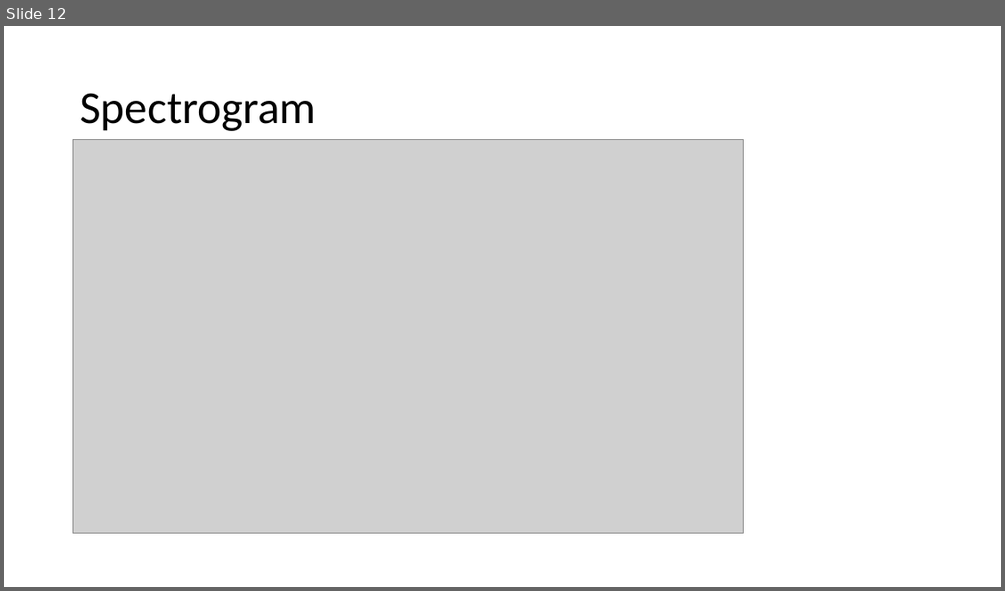
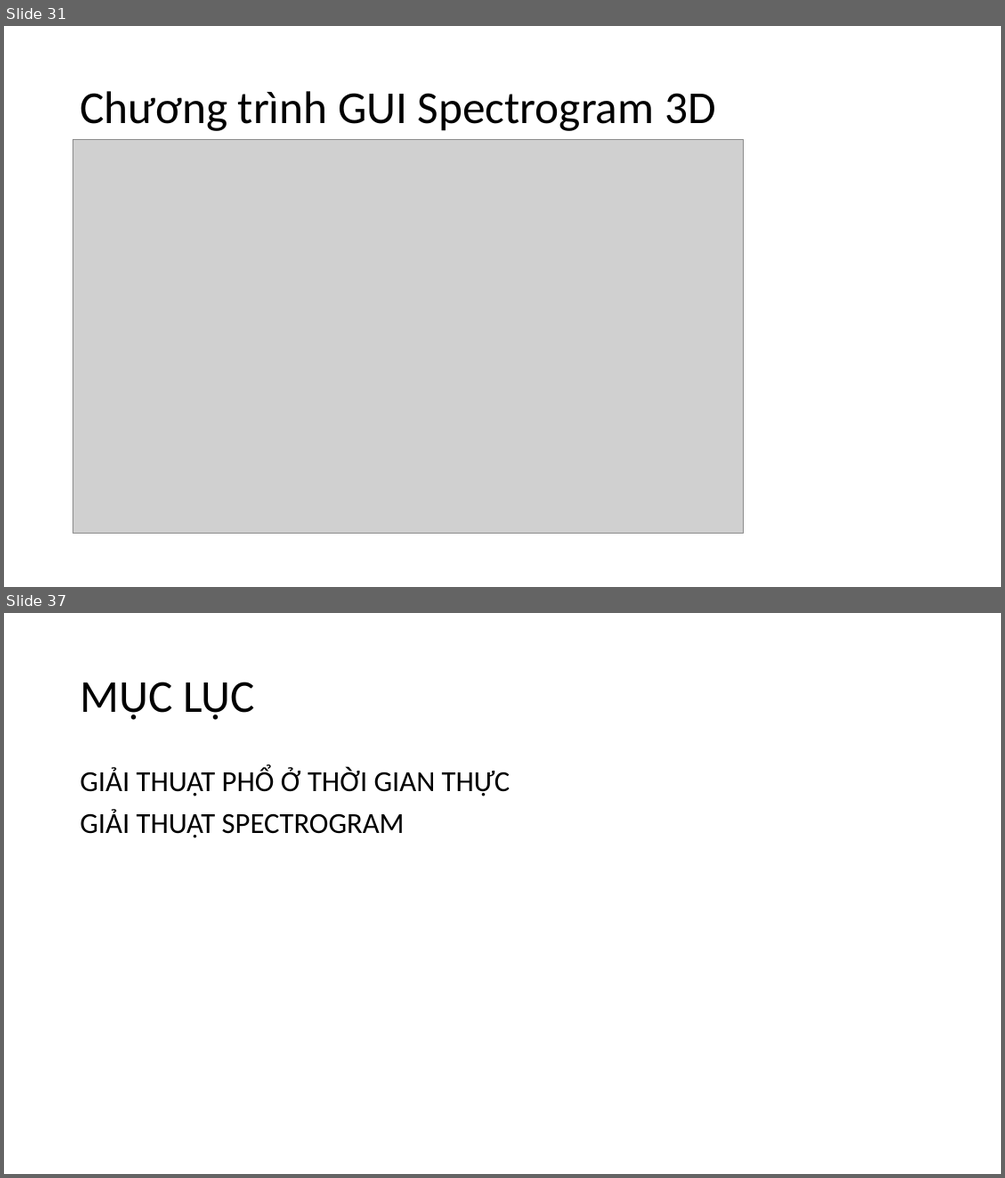
Before and after one commit to Sunfl4wer/Signal-and-Spectrum, a slide deck: Signal_and_Spectrum.pptx. Shown one above the other, each under a label of ours: slide 12 before the commit, slides 31 and 37 after it; the slides between them are not shown. The pictures are 1005x591 and 1005x1178 pixels, drawn with LibreOffice and Linux fonts; fonts in the diff are those of the drawing; grey boxes stand for pictures. Boxes give left, top, right and bottom in pixels: in the first picture for what was removed or moved away, otherwise in the second. Text is boxed around its words. In the diff, an @@ line names an element or a change of style, - is before the commit and + after.

```diff
--- a/Signal_and_Spectrum.pptx
+++ b/Signal_and_Spectrum.pptx
@@ slide 37 added at [4, 613, 1001, 1174], background #FFFFFF @@
@@ title added at [80, 682, 255, 720], 44 pt, text #000000 @@
+MỤC LỤC
@@ text added at [80, 767, 510, 838], 28 pt, text #000000 @@
+GIẢI THUẬT PHỔ Ở THỜI GIAN THỰC
+GIẢI THUẬT SPECTROGRAM
@@ what was slide 12 is now slide 31 @@
@@ slide 31 changed as well @@
@@ title at [80, 91, 716, 131]: text changed @@
-Spectrogram
+Chương trình GUI Spectrogram 3D
```
Also in this commit, not shown: 6 other slides changed, 36 other slides added, 6 slides removed.
